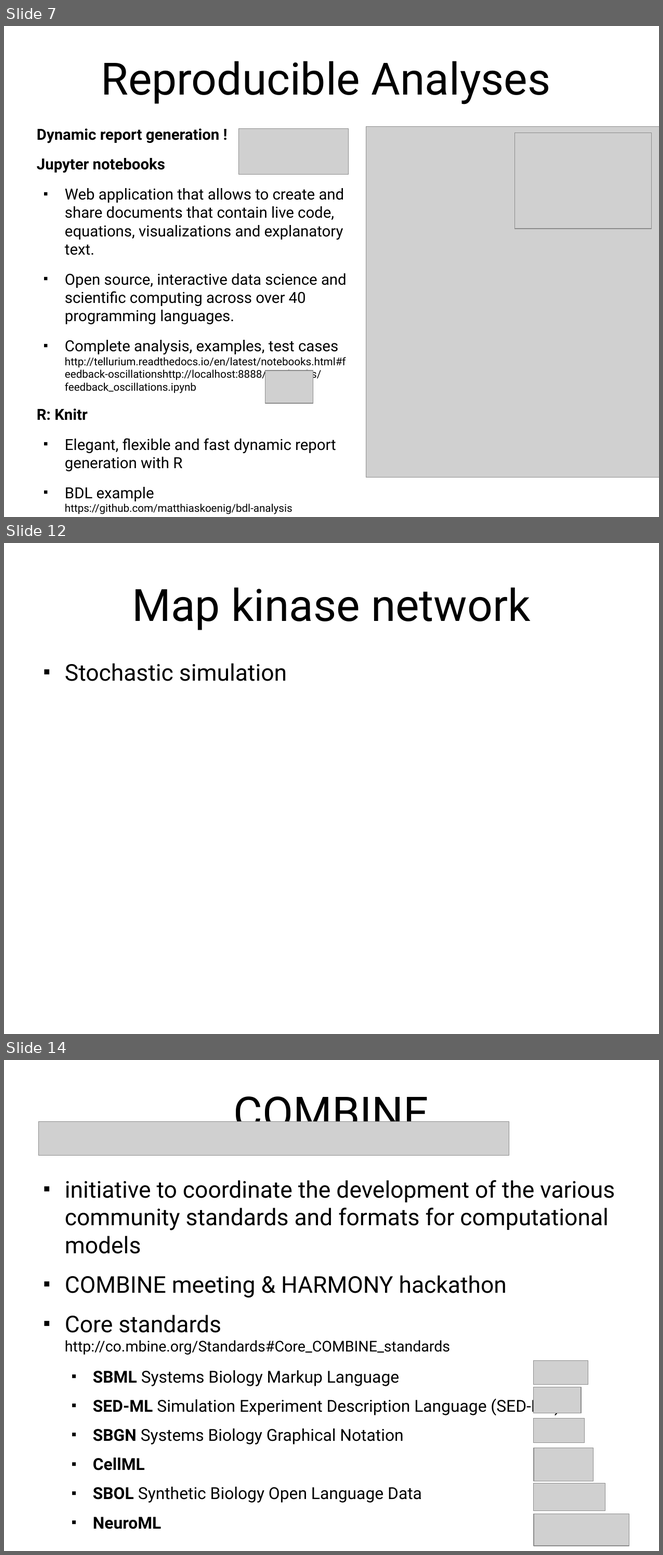
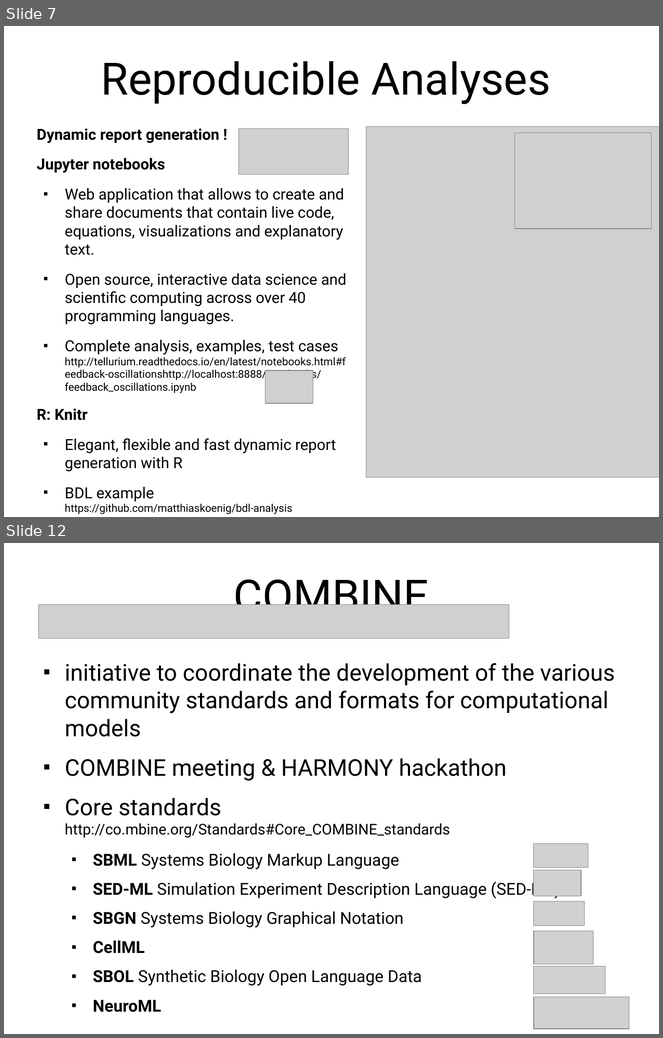
Before and after one commit to matthiaskoenig/lisym-tutorial, a slide deck: presentation/lisym-tutorial.odp. Shown one above the other, each under a label of ours: slides 7, 12 and 14 before the commit, slides 7 and 12 after it; the slides between them are not shown. The pictures are 663x1555 and 663x1038 pixels, drawn with LibreOffice and Linux fonts; fonts in the diff are those of the drawing; grey boxes stand for pictures. Boxes give left, top, right and bottom in pixels: in the first picture for what was removed or moved away, otherwise in the second. Text is boxed around its words. In the diff, an @@ line names an element or a change of style, - is before the commit and + after.

```diff
--- a/presentation/lisym-tutorial.odp
+++ b/presentation/lisym-tutorial.odp
@@ slide 12 removed at [4, 543, 659, 1034], background #FFFFFF @@
@@ title removed at [132, 587, 530, 630] @@
-Map kinase network
@@ text removed at [65, 663, 287, 681] @@
-■ Stochastic simulation
@@ what was slide 14 is now slide 12 @@
```
Also in this commit, not shown: 5 slides changed, 2 slides added, 3 other slides removed, 4 other files.
